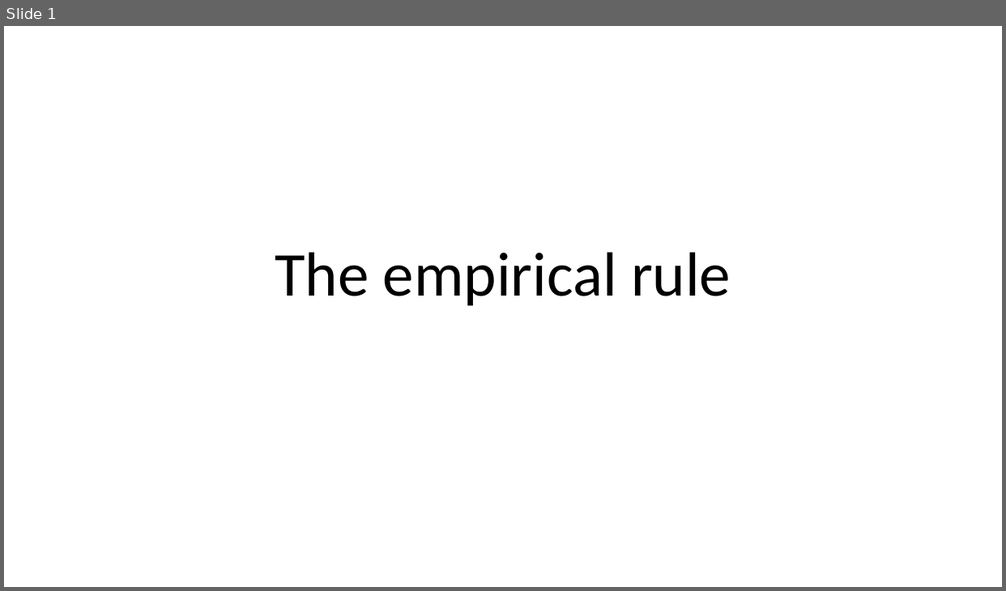
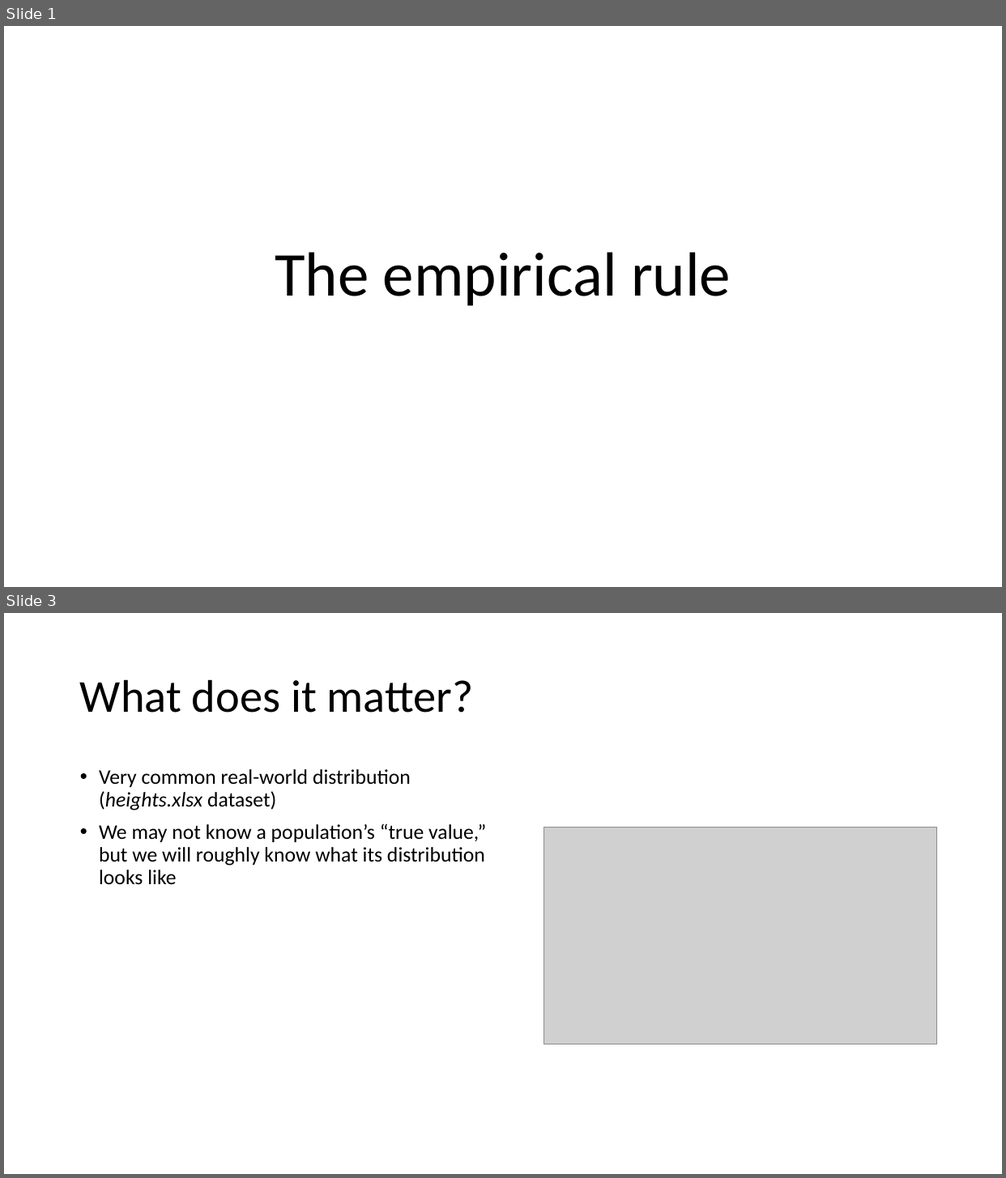
Before and after one commit to summerofgeorge/empirical-rule-demo, a slide deck: empircal-rule-demo.pptx. Shown one above the other, each under a label of ours: slide 1 before the commit, slides 1 and 3 after it; the slides between them are not shown. The pictures are 1006x591 and 1006x1178 pixels, drawn with LibreOffice and Linux fonts; fonts in the diff are those of the drawing; grey boxes stand for pictures. Boxes give left, top, right and bottom in pixels: in the first picture for what was removed or moved away, otherwise in the second. Text is boxed around its words. In the diff, an @@ line names an element or a change of style, - is before the commit and + after.

```diff
--- a/empircal-rule-demo.pptx
+++ b/empircal-rule-demo.pptx
@@ slide 3 added at (x1=4, y1=613, x2=1002, y2=1174), background #FFFFFF @@
@@ title added at (x1=80, y1=679, x2=474, y2=713), 44 pt, text #000000 @@
+What does it matter?
@@ text added at (x1=99, y1=769, x2=486, y2=884), 20 pt, text #000000 @@
+• Very common real-world distribution (heights.xlsx dataset)
+• We may not know a population’s “true value,” but we will roughly know what its distribution looks like
@@ picture added at (x1=544, y1=828, x2=938, y2=1045) @@
```
Also in this commit, not shown: 1 slide changed, 2 slides removed.
